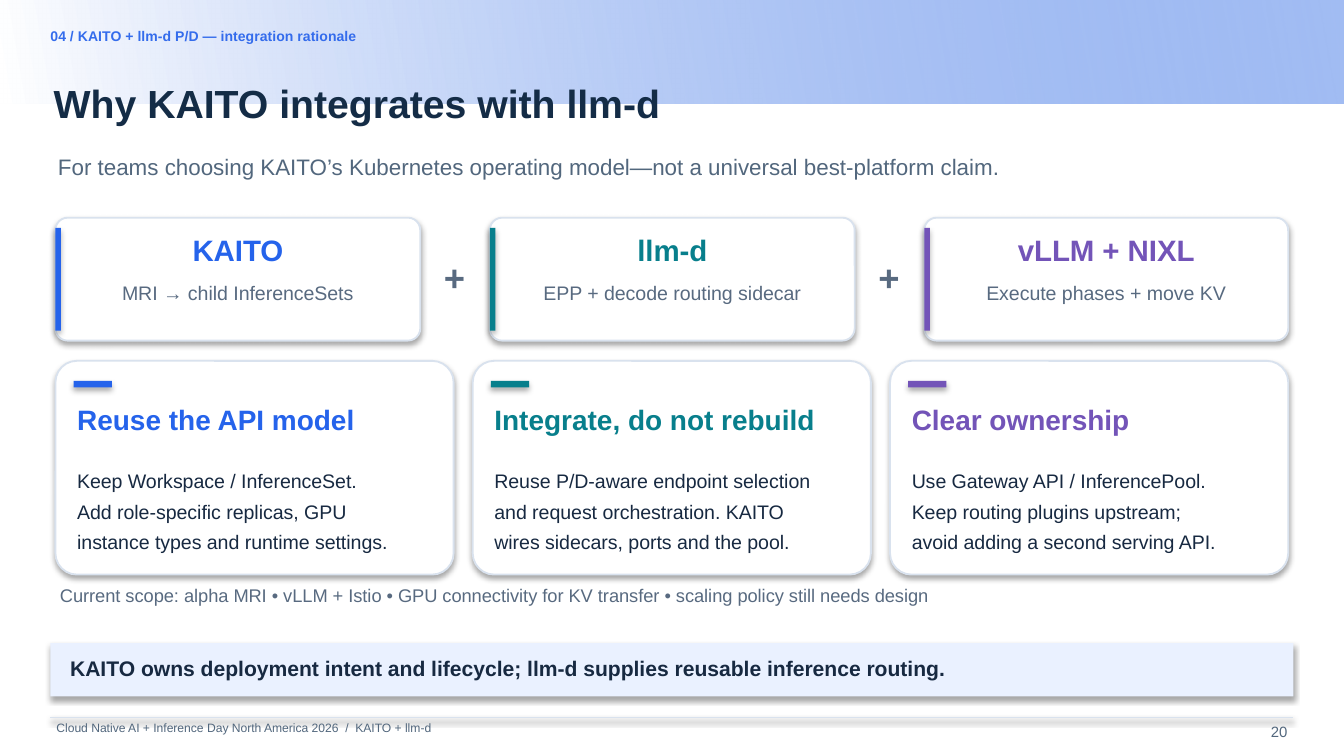
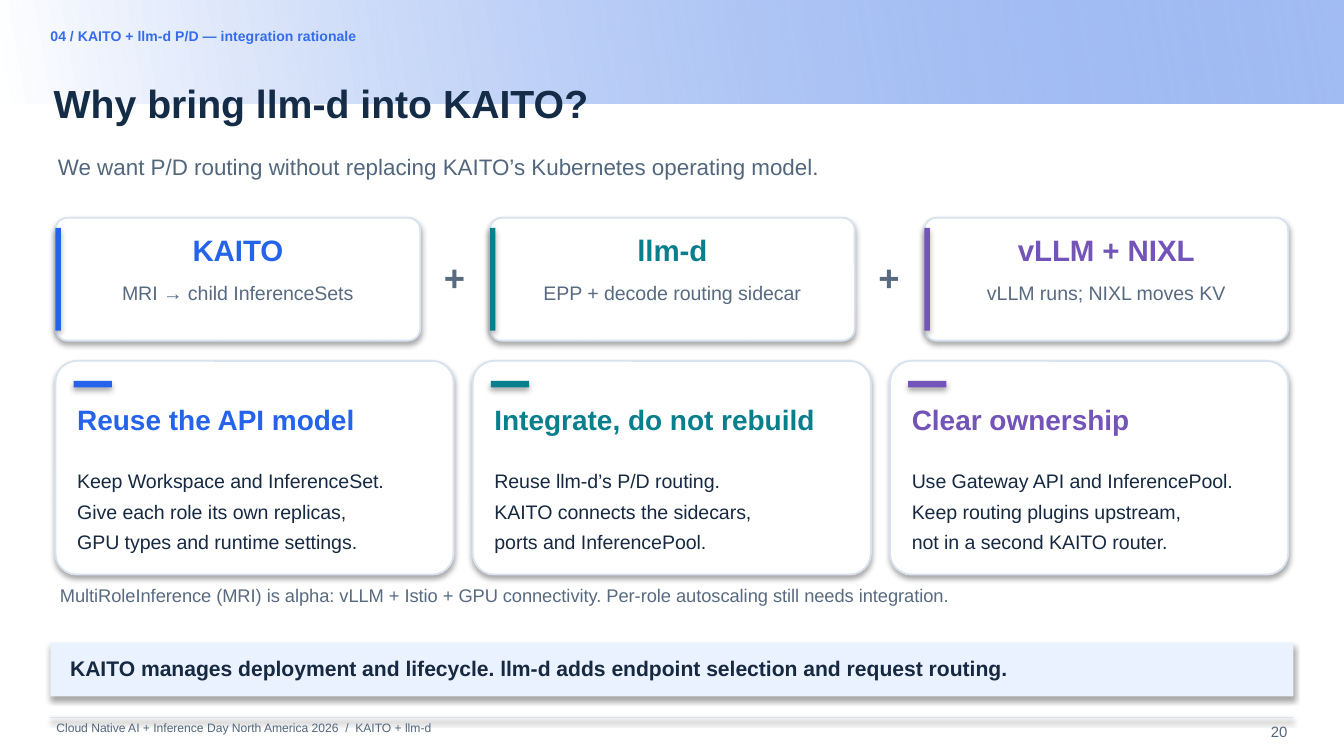
Before and after one commit to andyzhangx/demo, a slide deck: slide 20 of llm/pd-disaggregation/kubecon-na-2026-pd-disaggregation-kaito-llmd.pptx. Drawn at 1344x756 pixels with LibreOffice and Linux fonts; fonts in the diff are those of the drawing; background and template pictures are left out. Boxes give left, top, right and bottom in pixels: in the first picture for what was removed or moved away, otherwise in the second. Text is boxed around its words. In the diff, an @@ line names an element or a change of style, - is before the commit and + after.

```diff
--- a/llm/pd-disaggregation/kubecon-na-2026-pd-disaggregation-kaito-llmd.pptx
+++ b/llm/pd-disaggregation/kubecon-na-2026-pd-disaggregation-kaito-llmd.pptx
@@ text at <box>54,89,588,126</box>: text changed @@
-Why KAITO integrates with llm-d
+Why bring llm-d into KAITO?
@@ text at <box>58,159,818,180</box>: text changed @@
-For teams choosing KAITO’s Kubernetes operating model—not a universal best-platform claim.
+We want P/D routing without replacing KAITO’s Kubernetes operating model.
@@ text at <box>987,286,1225,303</box>: text changed @@
-Execute phases + move KV
+vLLM runs; NIXL moves KV
@@ text at <box>77,473,384,553</box>: text changed @@
-Keep Workspace / InferenceSet.
-Add role-specific replicas, GPU
-instance types and runtime settings.
+Keep Workspace and InferenceSet.
+Give each role its own replicas,
+GPU types and runtime settings.
@@ text at <box>494,473,752,553</box>: text changed @@
-Reuse P/D-aware endpoint selection
-and request orchestration. KAITO
-wires sidecars, ports and the pool.
+Reuse llm-d’s P/D routing.
+KAITO connects the sidecars,
+ports and InferencePool.
@@ text at <box>912,473,1232,550</box>: text changed @@
-Use Gateway API / InferencePool.
-Keep routing plugins upstream;
-avoid adding a second serving API.
+Use Gateway API and InferencePool.
+Keep routing plugins upstream,
+not in a second KAITO router.
@@ text at <box>60,588,949,606</box>: text changed @@
-Current scope: alpha MRI • vLLM + Istio • GPU connectivity for KV transfer • scaling policy still needs design
+MultiRoleInference (MRI) is alpha: vLLM + Istio + GPU connectivity. Per-role autoscaling still needs integration.
@@ text at <box>70,660,1007,681</box>: text changed @@
-KAITO owns deployment intent and lifecycle; llm-d supplies reusable inference routing.
+KAITO manages deployment and lifecycle. llm-d adds endpoint selection and request routing.
```
Also in this commit, not shown: 48 other slides changed.
